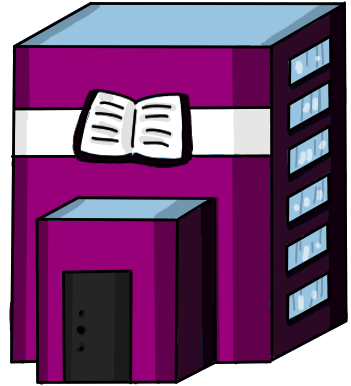
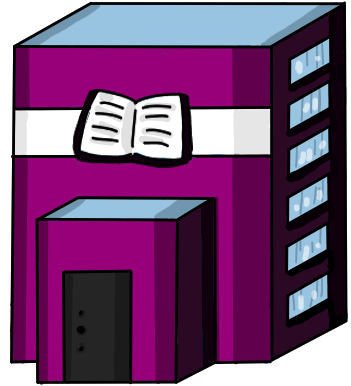
Two versions of the same layered image (351 × 386). Layer-by-layer changes:
pixels changed over [9,13,344,385] (layer not identified)
